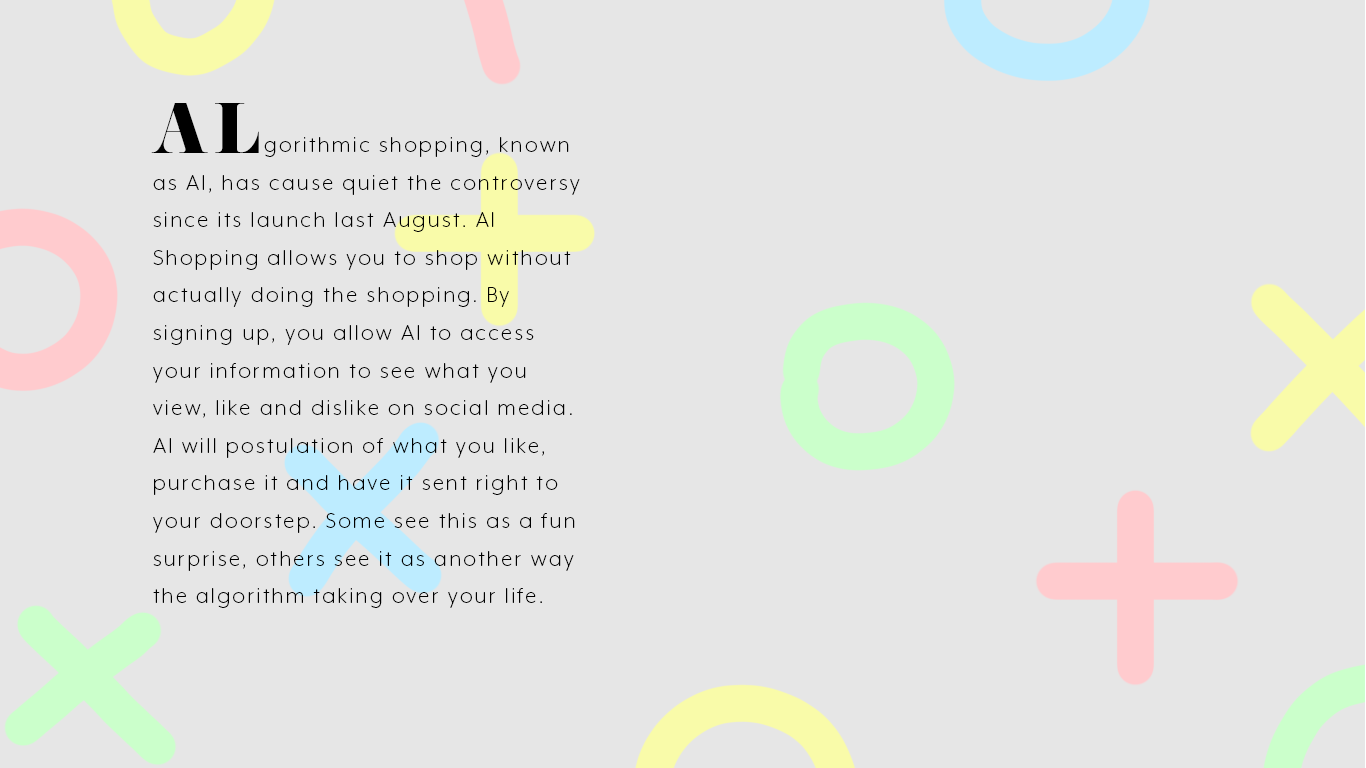
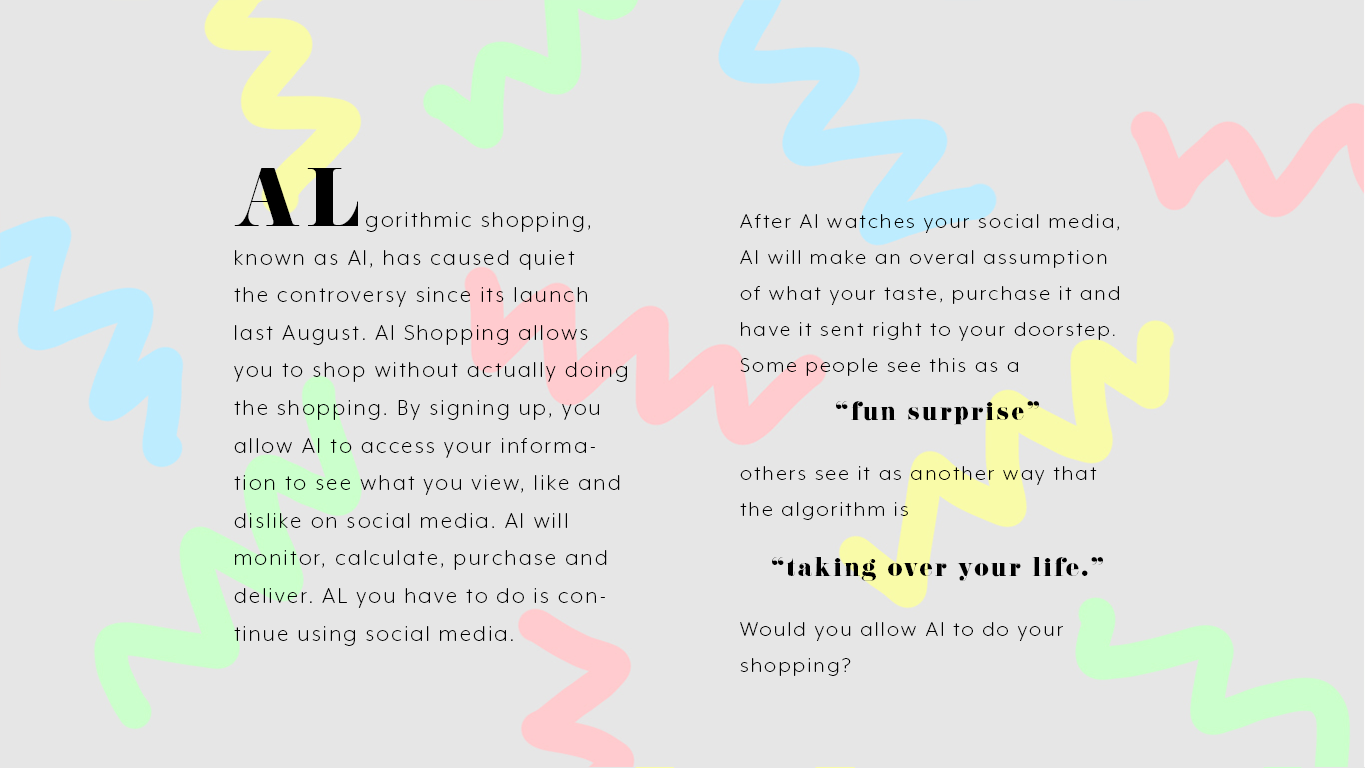
Layer changes from the first 1366x768 image to the second:
added layer "After Al watches your social media, Al will make an overal assu" in group "Group 2" over [740, 214, 1119, 676]
renamed "gorithmic shopping, known as Al, has cause quie" to "gorithmic shopping, known as Al, has caused", painted on it over [153, 137, 627, 646]
painted on "AL" over [151, 103, 358, 226]
added layer "home2" in group "Group 2" over [0, 0, 1365, 767]
